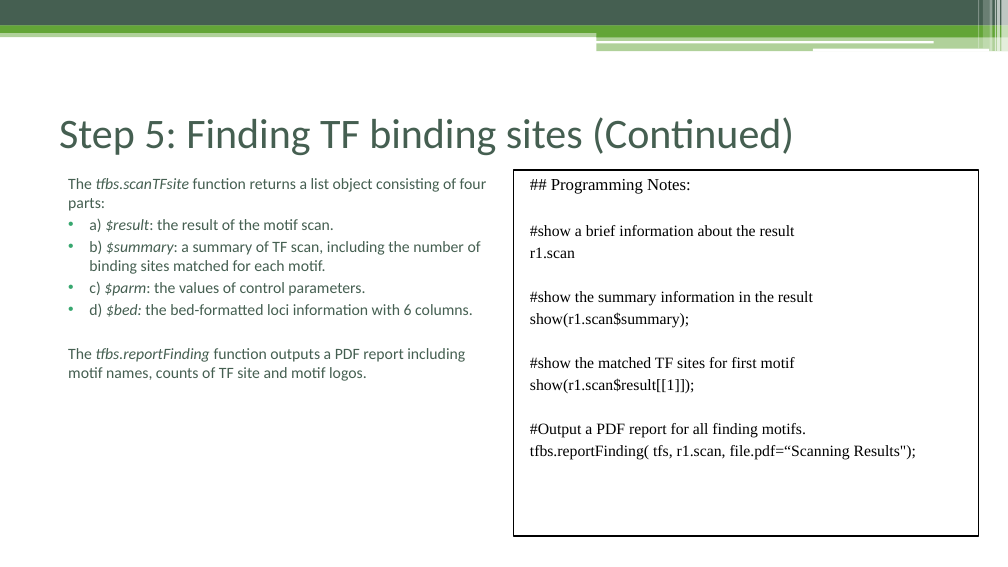
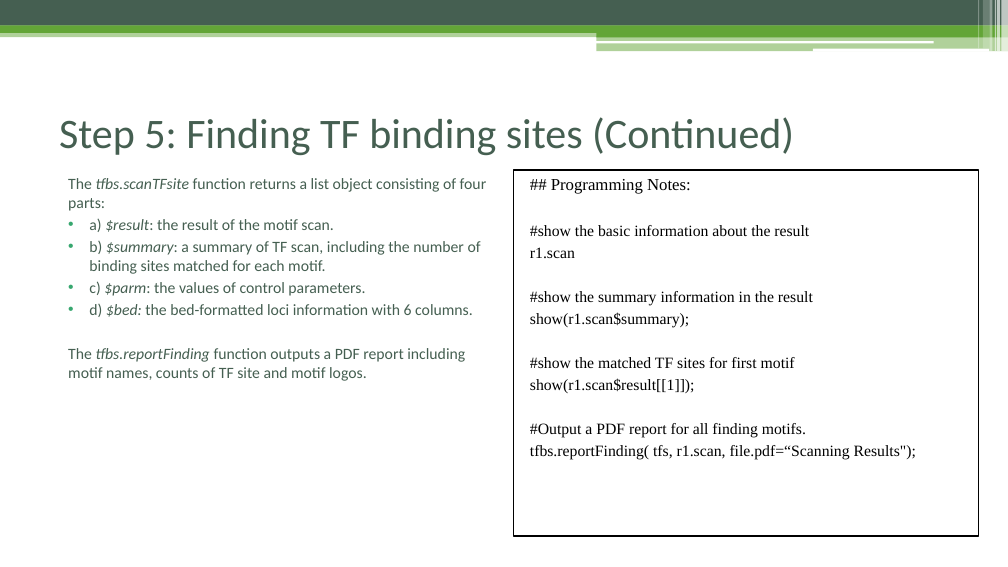
Before and after one commit to Danko-Lab/rtfbs_db, a slide deck: slide 16 of rtfbsdb-ppt.pptx. Drawn at 1008x567 pixels with LibreOffice and Linux fonts; fonts in the diff are those of the drawing. Boxes give left, top, right and bottom in pixels: in the first picture for what was removed or moved away, otherwise in the second. Text is boxed around its words. In the diff, an @@ line names an element or a change of style, - is before the commit and + after.

```diff
--- a/rtfbsdb-ppt.pptx
+++ b/rtfbsdb-ppt.pptx
@@ text in rectangle at (530,225,809,236): text changed @@
-#show a brief information about the result
+#show the basic information about the result
```
Also in this commit, not shown: 8 other slides changed.
